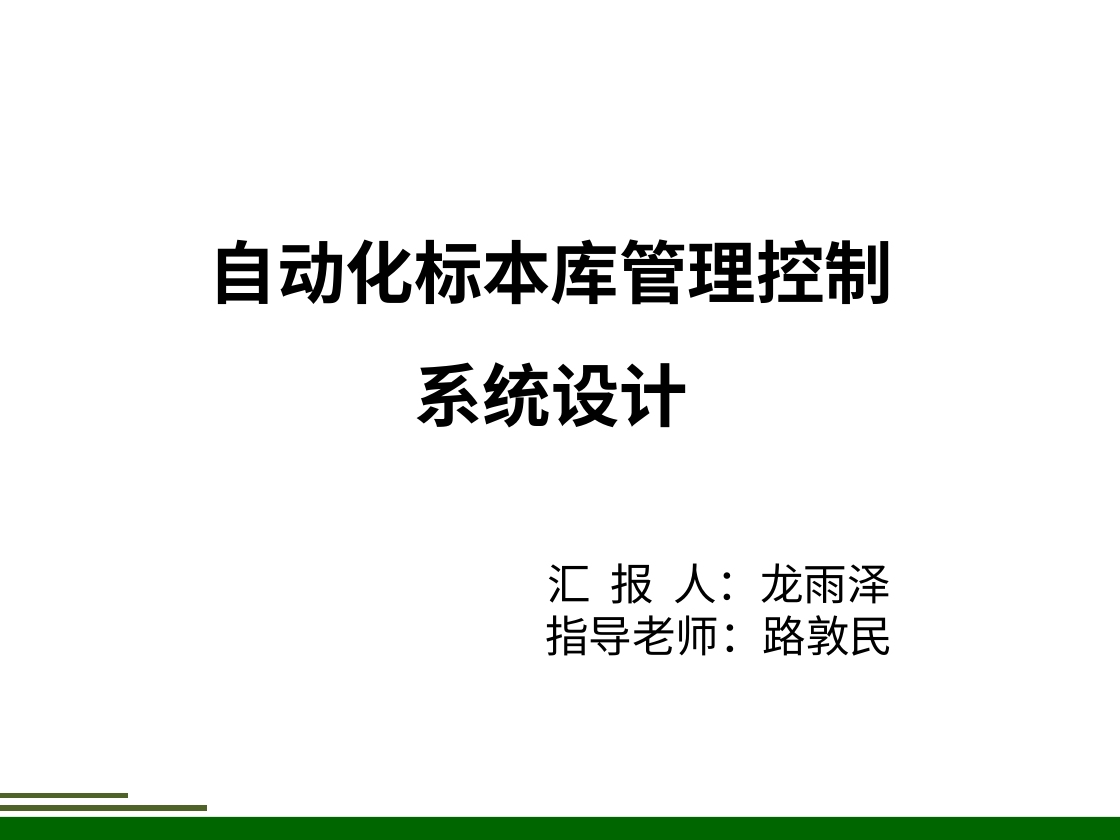
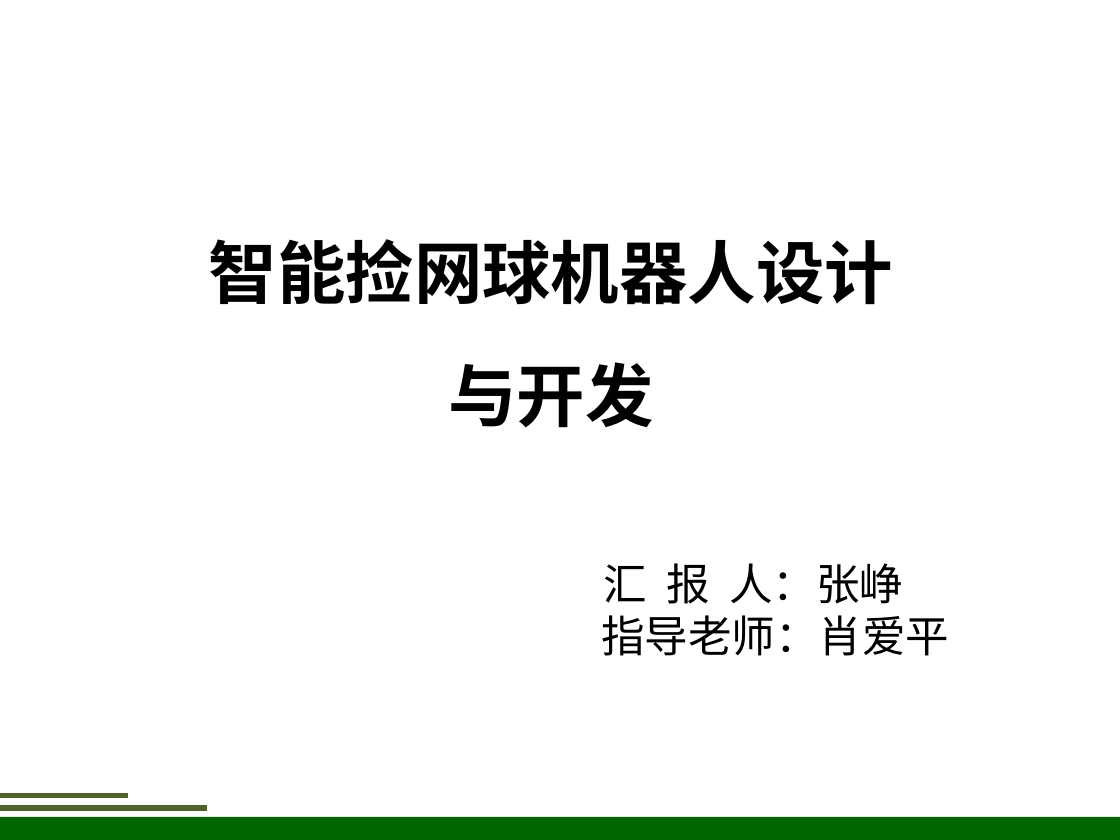
Before and after one commit to xiaodingdang2333/--zzproperty, a slide deck: slide 1 of 毕设/开题报告/开题报告-龙雨泽(最终版）(1).pptx. Drawn at 1120x840 pixels with LibreOffice and Linux fonts; fonts in the diff are those of the drawing; background and template pictures are left out. Boxes give left, top, right and bottom in pixels: in the first picture for what was removed or moved away, otherwise in the second. Text is boxed around its words. In the diff, an @@ line names an element or a change of style, - is before the commit and + after.

```diff
--- a/毕设/开题报告/开题报告-龙雨泽(最终版）(1).pptx
+++ b/毕设/开题报告/开题报告-龙雨泽(最终版）(1).pptx
@@ text at (209,239,893,428): text changed @@
-自动化标本库管理控制
-系统设计
+智能捡网球机器人设计与开发
@@ text at (601,563,949,656): text changed @@
-汇 报 人：龙雨泽
-指导老师：路敦民
+汇 报 人：张峥
+指导老师：肖爱平
```
Also in this commit, not shown: 2 other files.
